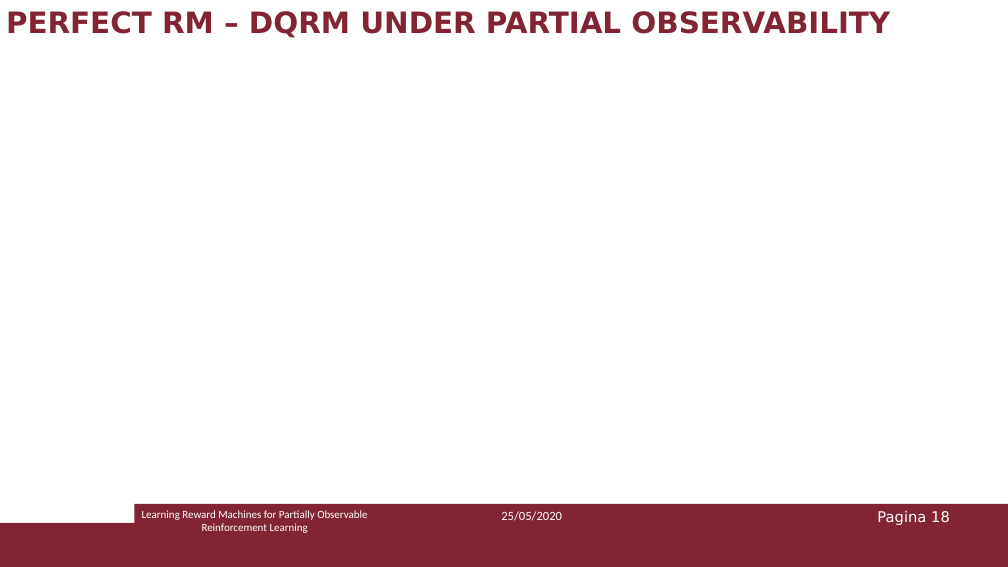
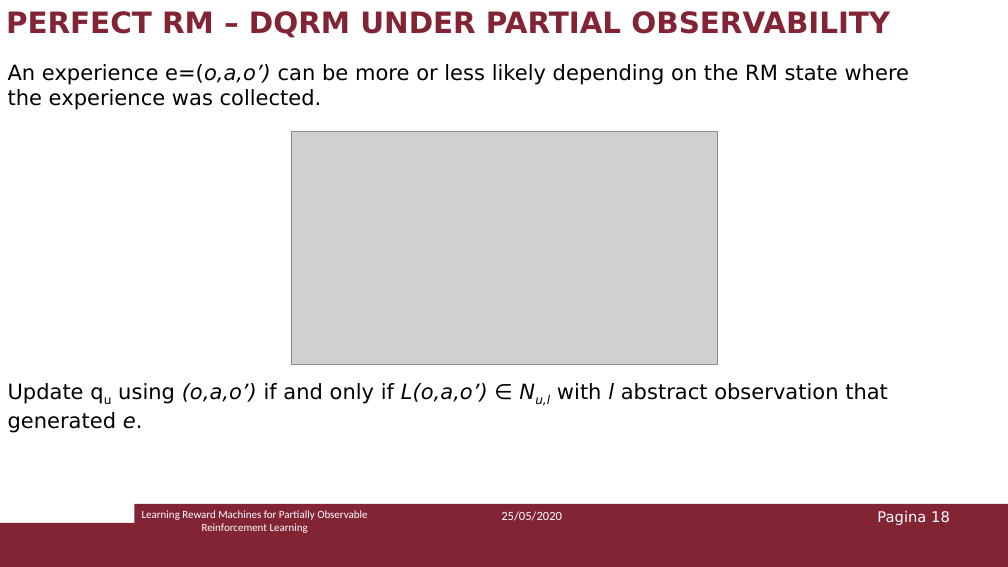
Before and after one commit to Marvet94/reasoning_agents_project_2020, a slide deck: slide 18 of ra_presentazione.pptx. Drawn at 1008x567 pixels with LibreOffice and Linux fonts; fonts in the diff are those of the drawing; grey boxes stand for pictures. Boxes give left, top, right and bottom in pixels: in the first picture for what was removed or moved away, otherwise in the second. Text is boxed around its words. In the diff, an @@ line names an element or a change of style, - is before the commit and + after.

```diff
--- a/ra_presentazione.pptx
+++ b/ra_presentazione.pptx
@@ text added at (x1=8, y1=64, x2=910, y2=433), 20 pt, text #000000 @@
+An experience e=(o,a,o’) can be more or less likely depending on the RM state where the experience was collected.
+Update qu using (o,a,o’) if and only if L(o,a,o’) ∈ Nu,l with l abstract observation that generated e.
@@ picture added at (x1=291, y1=132, x2=718, y2=364) @@
```
Also in this commit, not shown: 3 other slides changed, 3 slides added, 2 slides removed.
